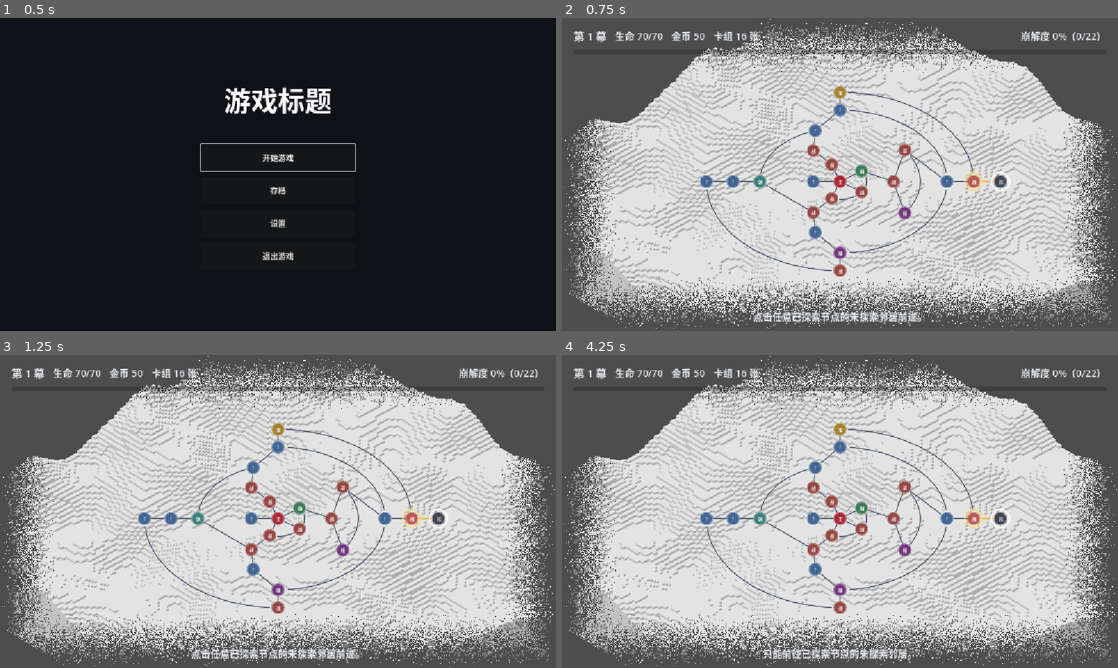
Above: before the commit, frames 1-4 (two rows, left to right).
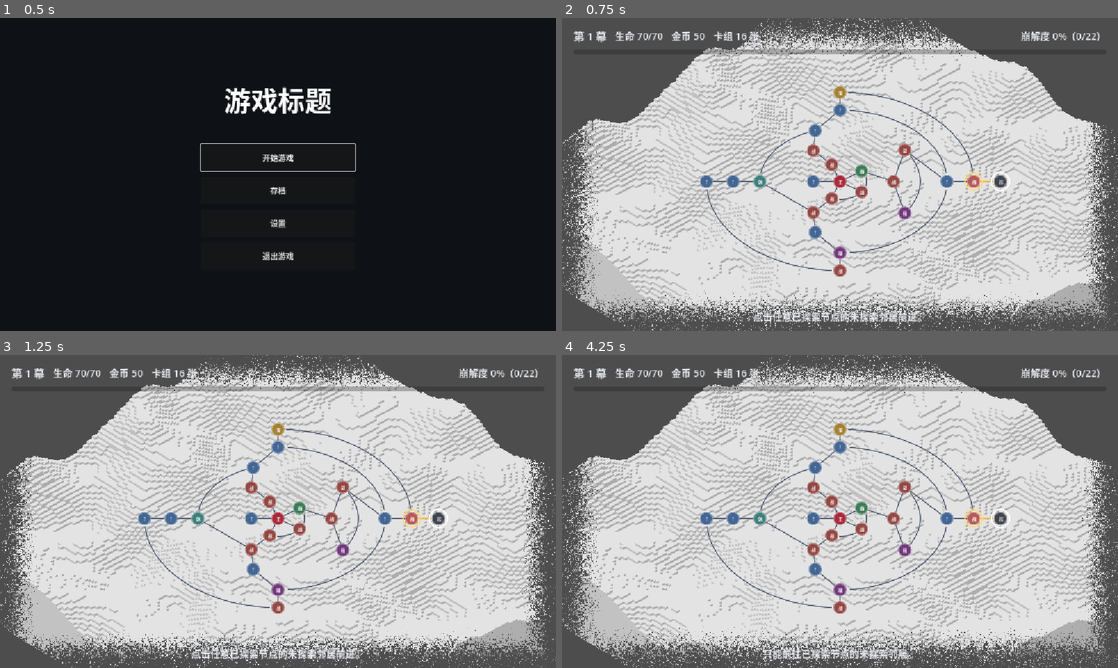
Above: after the commit, the same moments.

Repository: universalMushroomField/Watch
Game: Godot game, scene res://ui/start_menu/start_menu.tscn
Two runs of this game, one before a commit and one after it. Both use one fixed random seed, a clock stepped at 60 frames per second and the inputs below.
Inputs (mouse positions are in pixels of both pictures, inside the frame that each line leads up to):
- Up to frame 1 (0.5 s): no input
- Up to frame 2 (0.75 s): click "开始游戏" at 0.5 s
- Up to frame 3 (1.25 s): no input
- Up to frame 4 (4.25 s): drag from (840, 517) to (895, 442) at 1.27 s; drag from (728, 527) to (812, 574) at 2.02 s; move the mouse to (895, 442) at 2.77 s; click (895, 442) at 2.92 s; drag from (812, 574) to (673, 464) at 3.52 s

Frame 1 is identical in both runs. In frame 2, 12% of the frame differs, in the area x 0-100%, y 0-100%; in frame 3, 11%; in frame 4, 12%.

Commit message:
更改了地图边框shader

Diff:
--- a/map/shaders/camera_edge_breakup.gdshader
+++ b/map/shaders/camera_edge_breakup.gdshader
@@ -1,36 +1,79 @@
 shader_type spatial;
-render_mode cull_back;
+render_mode cull_back, depth_prepass_alpha;
 
 uniform vec4 terrain_color : source_color = vec4(1.0);
 uniform float edge_width : hint_range(0.02, 0.45, 0.01) = 0.17;
-uniform float block_size : hint_range(2.0, 64.0, 1.0) = 12.0;
+uniform float block_size : hint_range(1.0, 64.0, 1.0) = 12.0;
 uniform float breakup : hint_range(0.0, 1.0, 0.01) = 0.8;
 
-float cell_noise(vec2 cell) {
-	vec3 p = fract(vec3(cell.xyx) * 0.1031);
-	p += dot(p, p.yzx + 33.33);
-	return fract((p.x + p.y) * p.z);
+// —— 流动控制 ——
+uniform vec2 flow_direction = vec2(0.6, 0.8);           // 流动方向（自动归一化）
+uniform float flow_speed : hint_range(0.0, 5.0, 0.01) = 0.5;
+uniform float noise_detail : hint_range(1.0, 4.0, 1.0) = 2.0;
+uniform float contrast : hint_range(0.5, 4.0, 0.1) = 1.5;
+
+float hash12(vec2 p) {
+    vec3 p3 = fract(vec3(p.xyx) * 0.1031);
+    p3 += dot(p3, p3.yzx + 33.33);
+    return fract((p3.x + p3.y) * p3.z);
+}
+
+// 平滑插值的值噪声：相邻格子之间连续过渡
+float value_noise(vec2 p) {
+    vec2 i = floor(p);
+    vec2 f = fract(p);
+    vec2 u = f * f * (3.0 - 2.0 * f);   // smoothstep 插值
+    float a = hash12(i);
+    float b = hash12(i + vec2(1.0, 0.0));
+    float c = hash12(i + vec2(0.0, 1.0));
+    float d = hash12(i + vec2(1.0, 1.0));
+    return mix(mix(a, b, u.x), mix(c, d, u.x), u.y);
+}
+
+// fbm：多层噪声叠加，层次更丰富
+float fbm(vec2 p, float detail) {
+    float v = 0.0;
+    float amp = 0.5;
+    float freq = 1.0;
+    for (int i = 0; i < 4; i++) {
+        if (float(i) >= detail) break;
+        v += value_noise(p * freq) * amp;
+        freq *= 2.0;
+        amp *= 0.5;
+    }
+    return v;
 }
 
 float distance_to_edge(vec2 pixel, vec2 viewport_size) {
-	vec2 margin = min(pixel, viewport_size - pixel);
-	return min(margin.x, margin.y);
+    vec2 margin = min(pixel, viewport_size - pixel);
+    return min(margin.x, margin.y);
 }
 
 void fragment() {
-	vec2 pixel = SCREEN_UV * VIEWPORT_SIZE;
-	float band = edge_width * min(VIEWPORT_SIZE.x, VIEWPORT_SIZE.y);
-	float edge_distance = distance_to_edge(pixel, VIEWPORT_SIZE);
-	if (edge_distance < band) {
-		vec2 cell = floor(pixel / block_size);
-		vec2 center = (cell + 0.5) * block_size;
-		float cell_distance = max(0.0, distance_to_edge(center, VIEWPORT_SIZE));
-		float sample_distance = mix(edge_distance, cell_distance, breakup);
-		float coverage = smoothstep(0.0, band, sample_distance);
-		float boundary = smoothstep(0.0, min(block_size, band * 0.3), edge_distance);
-		if (coverage * boundary <= cell_noise(cell)) {
-			discard;
-		}
-	}
-	ALBEDO = terrain_color.rgb;
+    vec2 pixel = SCREEN_UV * VIEWPORT_SIZE;
+    float band = edge_width * min(VIEWPORT_SIZE.x, VIEWPORT_SIZE.y);
+    float edge_distance = distance_to_edge(pixel, VIEWPORT_SIZE);
+
+    if (edge_distance < band) {
+        // 边缘形状：保留原来的方块化采样 + breakup
+        vec2 cell = floor(pixel / block_size);
+        vec2 center = (cell + 0.5) * block_size;
+        float cell_distance = max(0.0, distance_to_edge(center, VIEWPORT_SIZE));
+        float sample_distance = mix(edge_distance, cell_distance, breakup);
+
+        float coverage = smoothstep(0.0, band, sample_distance);
+        float boundary = smoothstep(0.0, min(block_size, band * 0.3), edge_distance);
+        float alpha = coverage * boundary;
+
+        // —— 替换点：用流动 fbm 代替离散哈希 ——
+        vec2 dir = normalize(flow_direction + vec2(0.0001));
+        vec2 noise_uv = pixel / block_size + dir * TIME * flow_speed;
+        float n = fbm(noise_uv, noise_detail);
+        // 提高对比度，避免整片“糊成一团”
+        n = clamp((n - 0.5) * contrast + 0.5, 0.0, 1.0);
+
+        if (alpha <= n) discard;
+    }
+
+    ALBEDO = terrain_color.rgb;
 }
